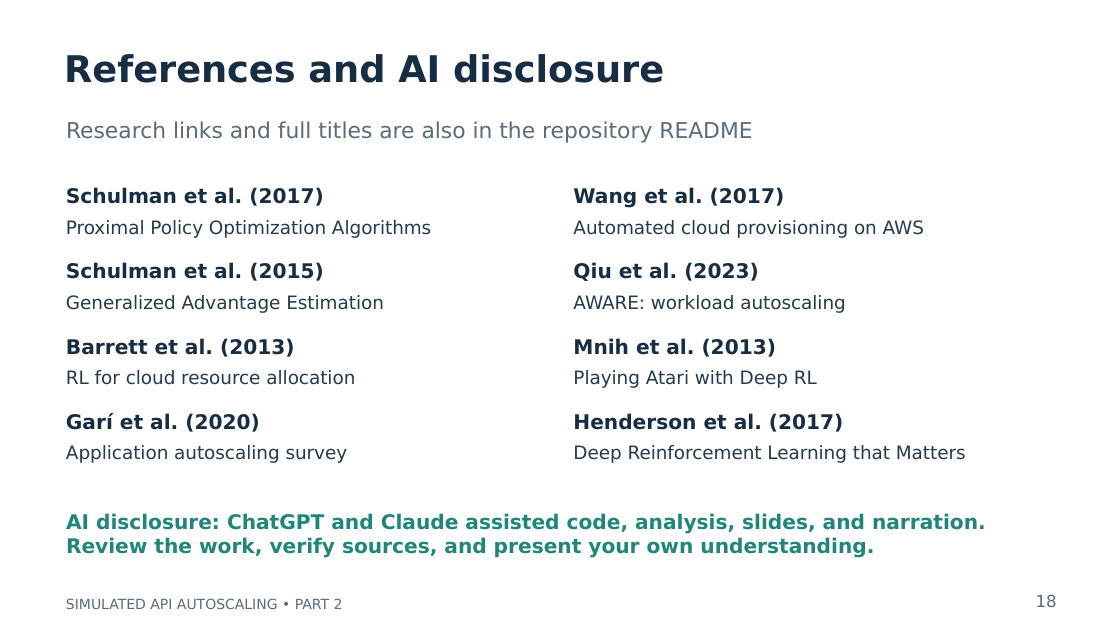
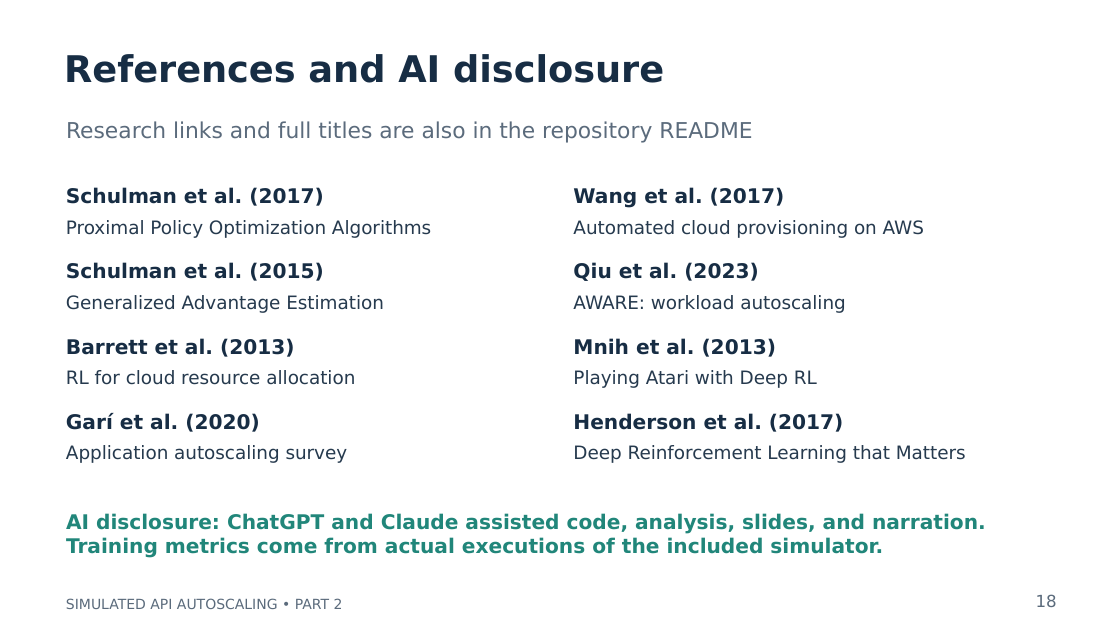
Before and after one commit to srividyap98/autoscaling_rl, a slide deck: slide 18 of presentation/API_Autoscaling_RL_Presentation.pptx. Drawn at 1120x630 pixels with LibreOffice and Linux fonts; fonts in the diff are those of the drawing. Boxes give left, top, right and bottom in pixels: in the first picture for what was removed or moved away, otherwise in the second. Text is boxed around its words. In the diff, an @@ line names an element or a change of style, - is before the commit and + after.

```diff
--- a/presentation/API_Autoscaling_RL_Presentation.pptx
+++ b/presentation/API_Autoscaling_RL_Presentation.pptx
@@ text at box(66, 537, 883, 558): text changed @@
-Review the work, verify sources, and present your own understanding.
+Training metrics come from actual executions of the included simulator.
```
Also in this commit, not shown: 1 other file.
